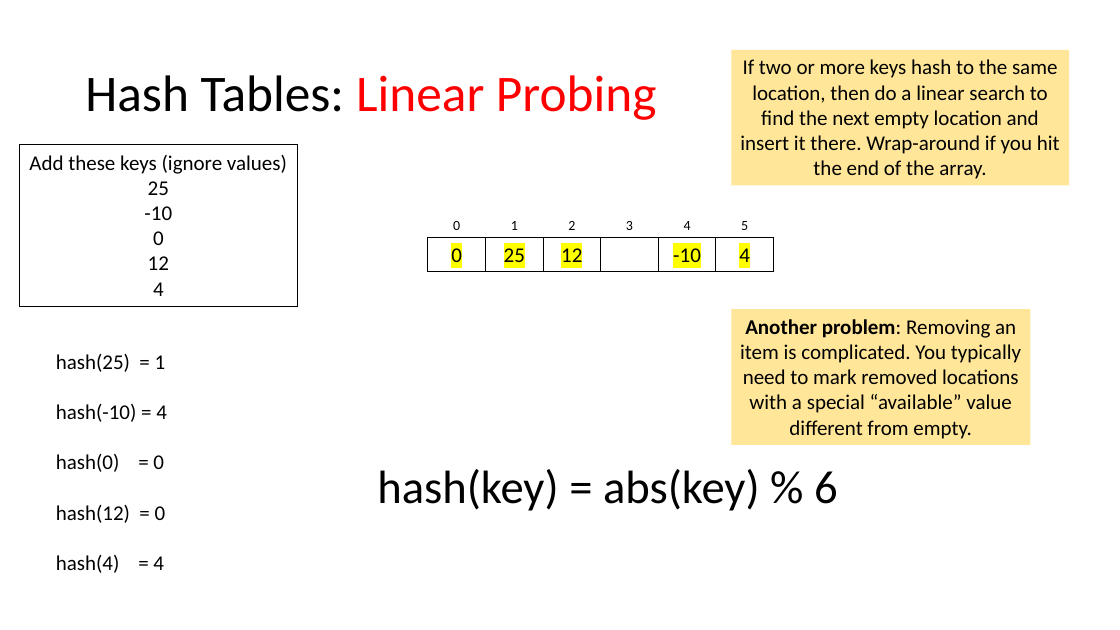
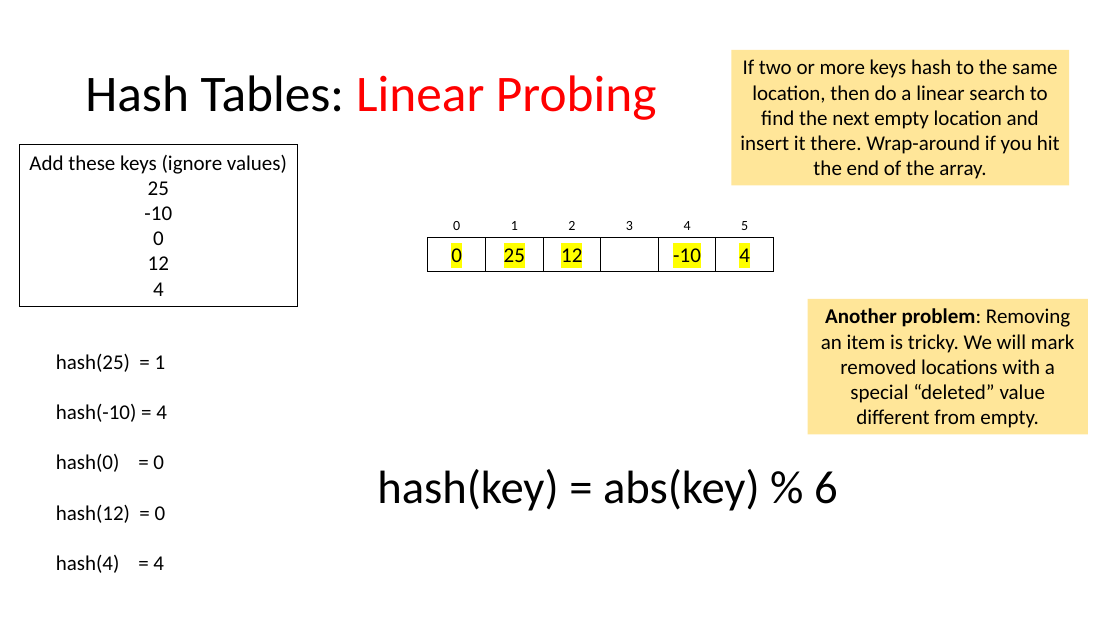
Before and after one commit to tjd1234/cmpt225summer2023, a slide deck: slide 24 of lecture_notes/week8/week8_maps_and_hashing.pptx. Drawn at 1120x630 pixels with LibreOffice and Linux fonts; fonts in the diff are those of the drawing. Boxes give left, top, right and bottom in pixels: in the first picture for what was removed or moved away, otherwise in the second. Text is boxed around its words. In the diff, an @@ line names an element or a change of style, - is before the commit and + after.

```diff
--- a/lecture_notes/week8/week8_maps_and_hashing.pptx
+++ b/lecture_notes/week8/week8_maps_and_hashing.pptx
@@ rectangle "Another problem: Removing an item ...": place and size @@
-rectangle "Another problem: Removing an item ..." at (732,309,1031,445)
+rectangle "Another problem: Removing an item ..." at (808,299,1088,435)
@@ text in rectangle at (821,308,1075,428): text changed @@
-Another problem: Removing an item is complicated. You typically need to mark removed locations with a special “available” value different from empty.
+Another problem: Removing an item is tricky. We will mark removed locations with a special “deleted” value different from empty.
```
Also in this commit, not shown: 22 other slides changed, 1 slide added, 2 other files.
